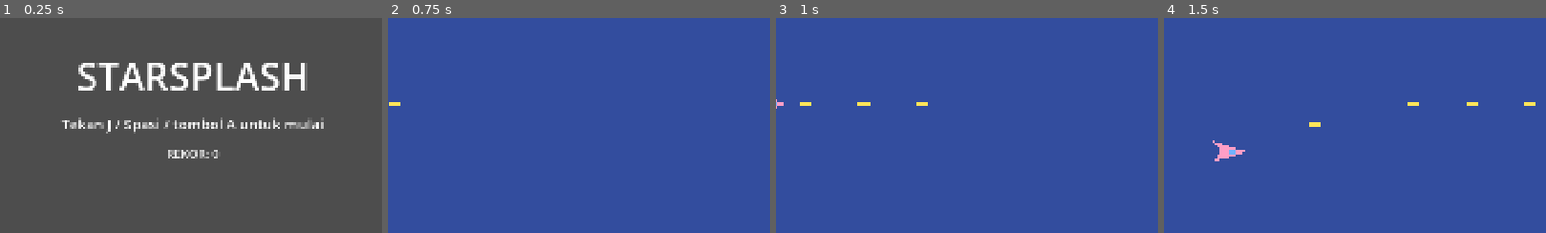
Above: before the commit, frames 1-4 (left to right).
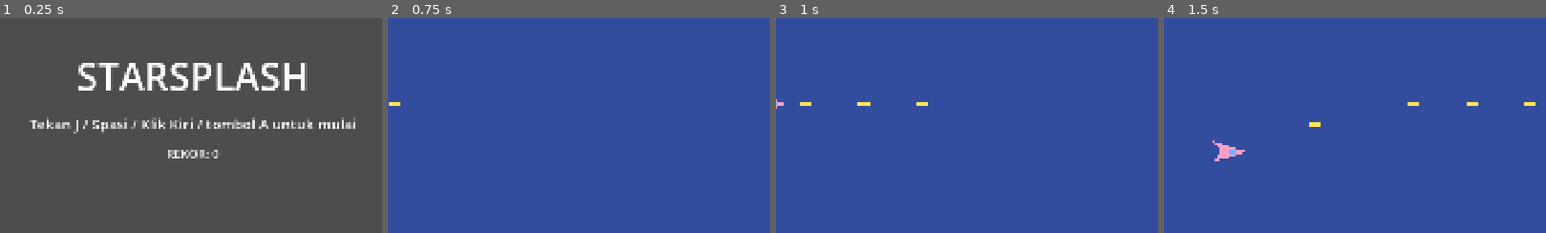
Above: after the commit, the same moments.

Repository: IhsanDwiPutra/Starsplash
Game: Godot game, scene res://scenes/ui/main_menu.tscn
Two runs of this game, one before a commit and one after it. Both use one fixed random seed, a clock stepped at 60 frames per second and the inputs below.
Inputs:
- Up to frame 1 (0.25 s): no input
- Up to frame 2 (0.75 s): tap Enter at 0.5 s; hold D (move_right) from 0.53 s (still down); hold J (fire) from 0.53 s (still down)
- Up to frame 3 (1 s): keep holding D (move_right); keep holding J (fire)
- Up to frame 4 (1.5 s): release D (move_right) at 1.28 s; release J (fire) at 1.28 s; hold S (move_down) from 1.28 s (still down); tap J (fire) at 1.35 s
The pictures show only the part of the screen within x 25-75%, y 30-80%; the shares and areas given below are measured in that part.

The runs differ from the first frame. In frame 1, 2.4% of the frame differs, in the area x 7-93%, y 46-54%; in frame 2, nothing differs; in frame 3, nothing differs; in frame 4, nothing differs.

Commit message:
feat: add left mouse button to fire action

Diff:
--- a/project.godot
+++ b/project.godot
@@ -65,6 +65,7 @@
 "deadzone": 0.5,
 "events": [Object(InputEventKey,"resource_local_to_scene":false,"resource_name":"","device":-1,"window_id":0,"alt_press …(192 unchanged characters)…
 , Object(InputEventKey,"resource_local_to_scene":false,"resource_name":"","device":-1,"window_id":0,"alt_pressed":false …(182 unchanged characters)…
+, Object(InputEventMouseButton,"resource_local_to_scene":false,"resource_name":"","device":-1,"window_id":0,"alt_pressed":false,"shift_pressed":false,"ctrl_pressed":false,"meta_pressed":false,"button_mask":1,"position":Vector2(0, 0),"global_position":Vector2(0, 0),"factor":1.0,"button_index":1,"canceled":false,"pressed":true,"double_click":false,"script":null)
 , Object(InputEventJoypadButton,"resource_local_to_scene":false,"resource_name":"","device":-1,"button_index":0,"pressure":0.0,"pressed":true,"script":null)
 ]
 }
--- a/scenes/ui/main_menu.tscn
+++ b/scenes/ui/main_menu.tscn
@@ -43,7 +43,7 @@
 grow_horizontal = 2
 grow_vertical = 2
 theme_override_font_sizes/font_size = 36
-text = "Tekan J / Spasi / tombol A untuk mulai"
+text = "Tekan J / Spasi / Klik Kiri / tombol A untuk mulai"
 horizontal_alignment = 1
 vertical_alignment = 1
 
Not shown, changed: docs/ARCHITECTURE.md
